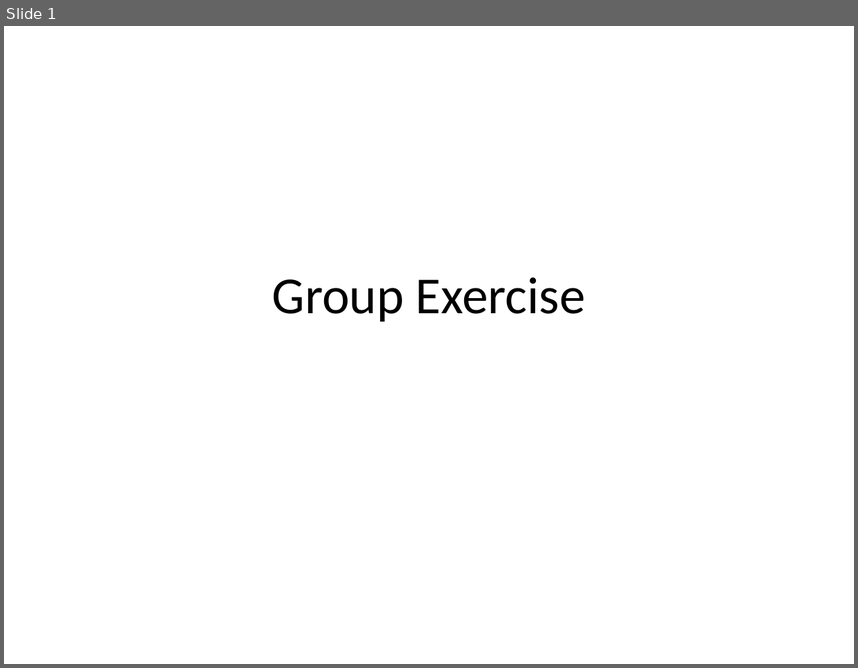
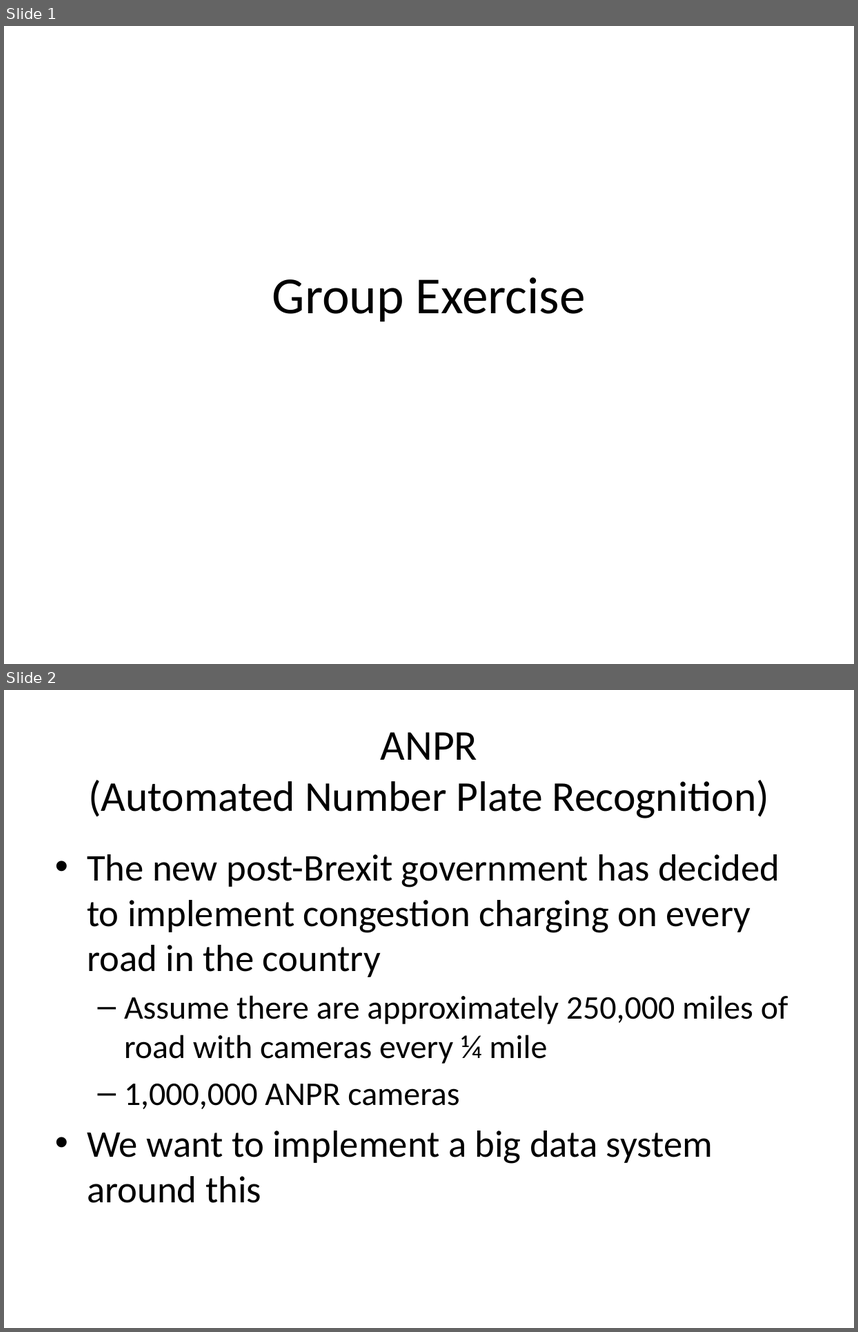
Before and after one commit to pzfreo/ox-clo, a slide deck: pres-source/old-etc/group.pptx. Shown one above the other, each under a label of ours: slide 1 before the commit, slides 1 and 2 after it. The pictures are 858x668 and 858x1332 pixels, drawn with LibreOffice and Linux fonts; fonts in the diff are those of the drawing. Boxes give left, top, right and bottom in pixels: in the first picture for what was removed or moved away, otherwise in the second. Text is boxed around its words. In the diff, an @@ line names an element or a change of style, - is before the commit and + after.

```diff
--- a/pres-source/old-etc/group.pptx
+++ b/pres-source/old-etc/group.pptx
@@ slide 2 added at [4, 690, 854, 1328], background #FFFFFF @@
@@ title added at [88, 732, 769, 818], 36 pt, text #000000 @@
+ANPR
+(Automated Number Plate Recognition)
@@ text added at [87, 854, 789, 1203], 32 pt, text #000000 @@
+• The new post-Brexit government has decided to implement congestion charging on every road in the country
+  – Assume there are approximately 250,000 miles of road with cameras every ¼ mile
+  – 1,000,000 ANPR cameras
+• We want to implement a big data system around this
```
Also in this commit, not shown: 1 slide changed, 2 slides removed, 6 other files.
